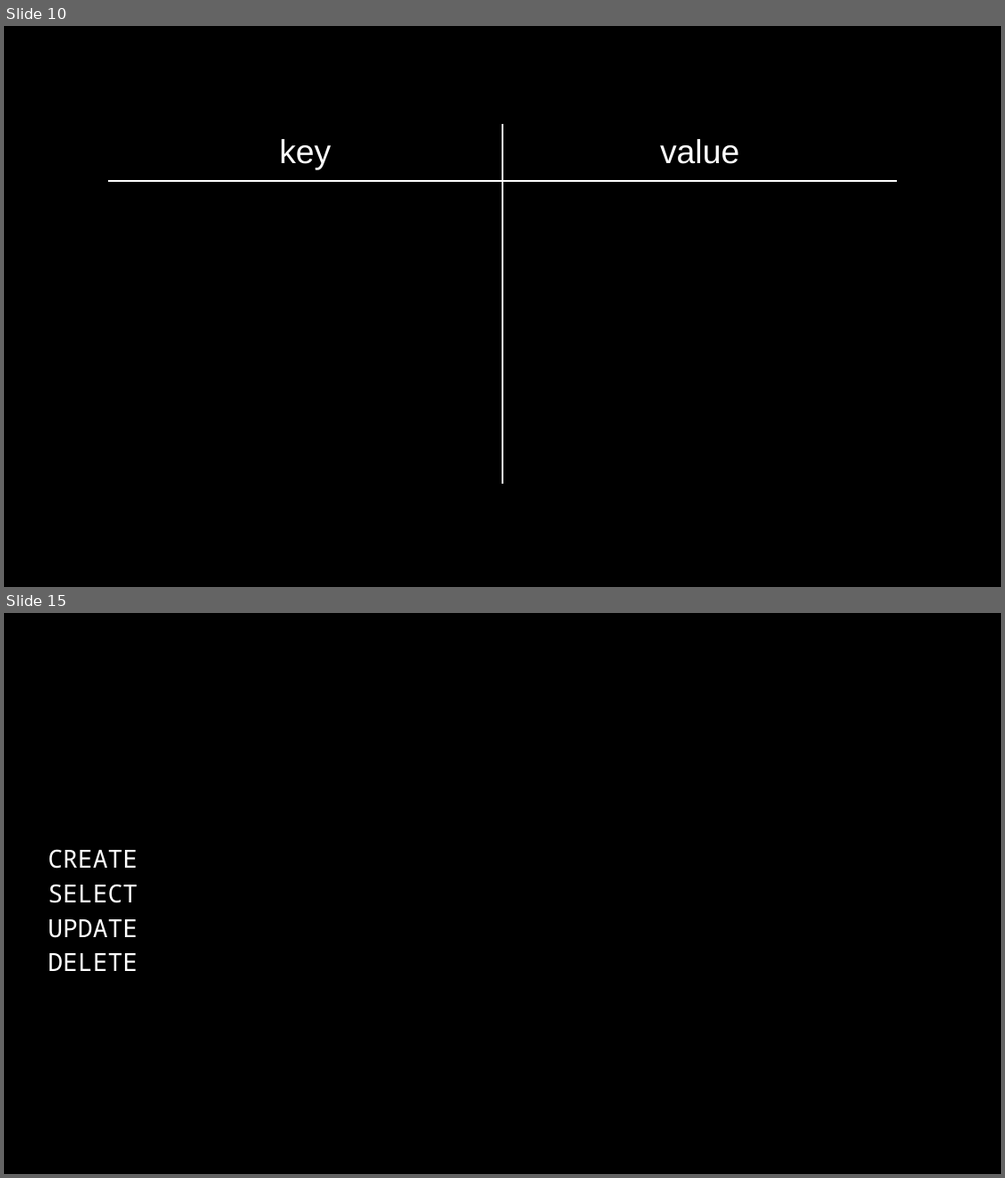
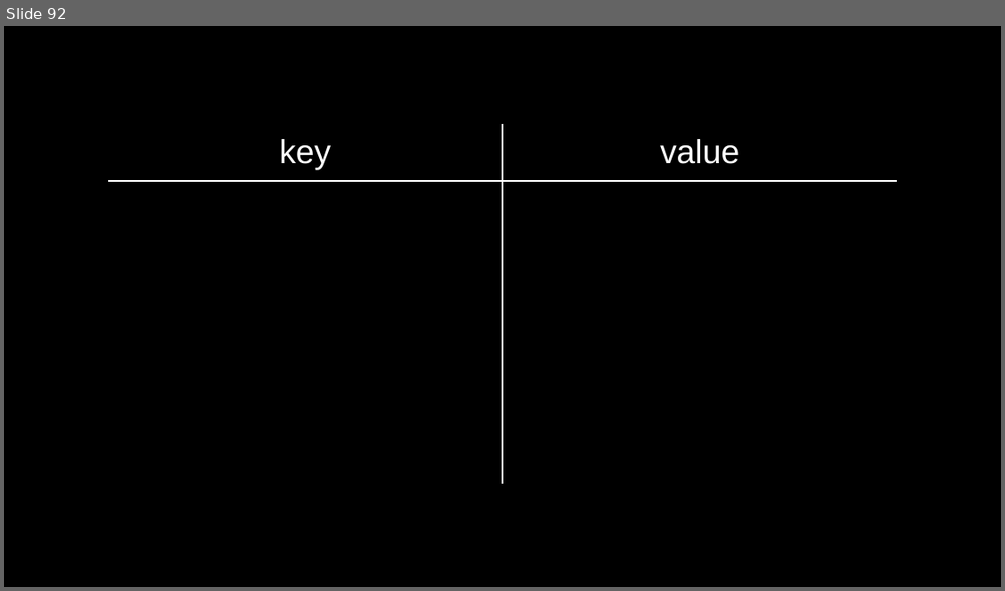
Before and after one commit to SQ4007-2025/website, a slide deck: lectures/slides_7.pptx. Shown one above the other, each under a label of ours: slides 10 and 15 before the commit, slide 92 after it; the slides between them are not shown. The pictures are 1005x1178 and 1005x591 pixels, drawn with LibreOffice and Linux fonts; fonts in the diff are those of the drawing. Boxes give left, top, right and bottom in pixels: in the first picture for what was removed or moved away, otherwise in the second. Text is boxed around its words. In the diff, an @@ line names an element or a change of style, - is before the commit and + after.

```diff
--- a/lectures/slides_7.pptx
+++ b/lectures/slides_7.pptx
@@ slide 15 removed at (4,613,1001,1174), background #000000 @@
@@ text removed at (48,849,138,971) @@
-CREATE
-SELECT
-UPDATE
-DELETE
@@ what was slide 10 is now slide 92 @@
```
Also in this commit, not shown: 1 slide changed, 93 slides added, 87 other slides removed, 8 other files.
